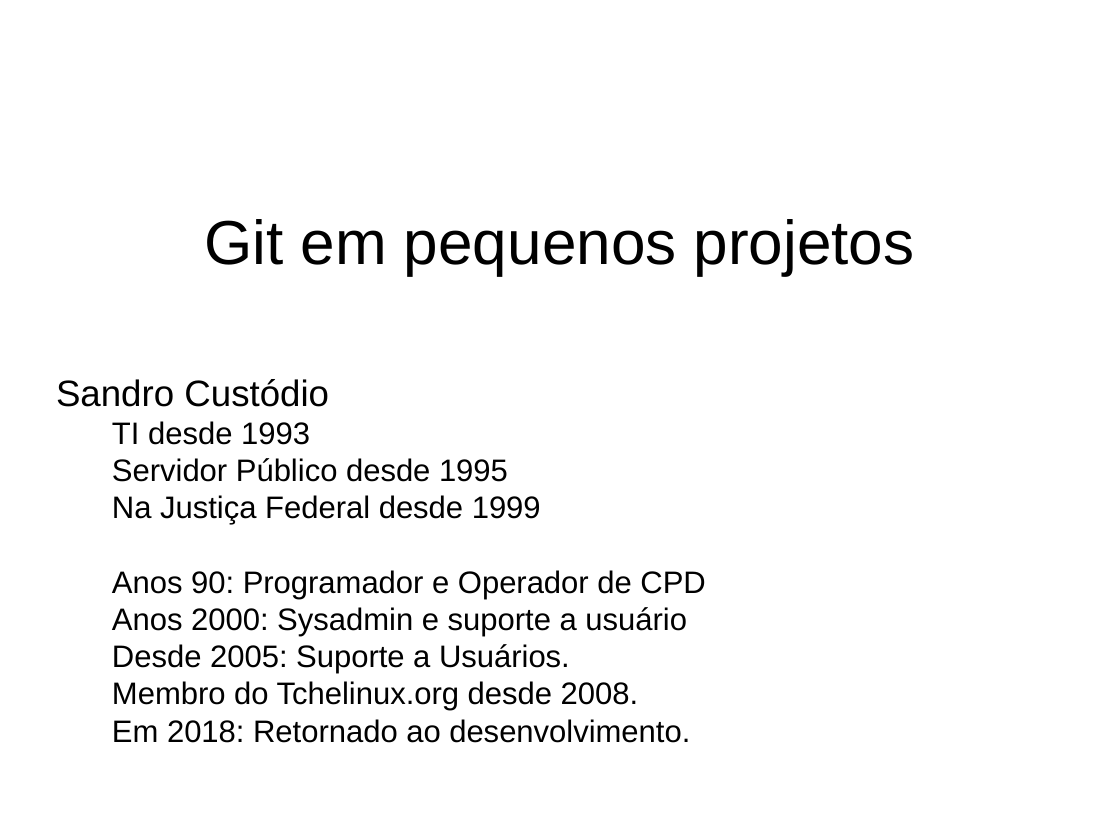
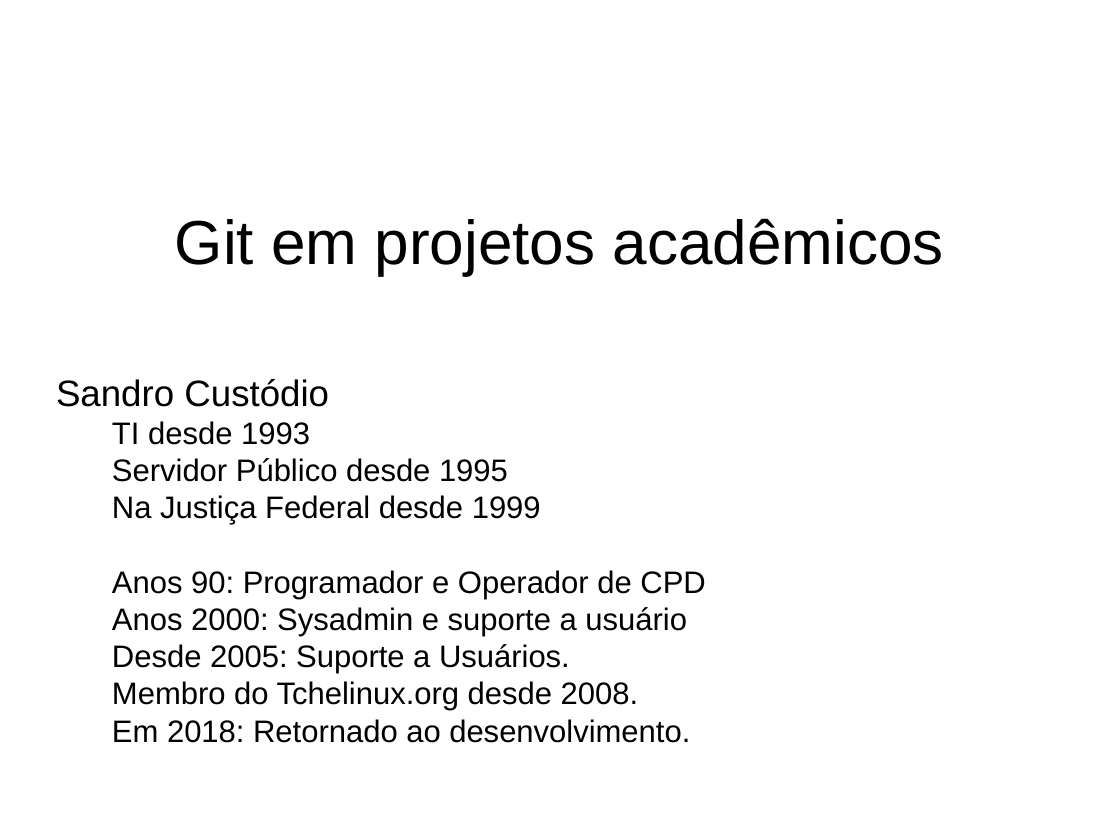
Before and after one commit to sandrocustodiobr/palestras, a slide deck: slide 2 of 2019-git/Git em projetos academicos set2019.odp. Drawn at 1120x840 pixels with LibreOffice and Linux fonts; fonts in the diff are those of the drawing. Boxes give left, top, right and bottom in pixels: in the first picture for what was removed or moved away, otherwise in the second. Text is boxed around its words. In the diff, an @@ line names an element or a change of style, - is before the commit and + after.

```diff
--- a/2019-git/Git em projetos academicos set2019.odp
+++ b/2019-git/Git em projetos academicos set2019.odp
@@ title at (175,218,944,275): text changed @@
-Git em pequenos projetos
+Git em projetos acadêmicos
```
Also in this commit, not shown: 1 slide added, 1 slide removed, 1 other file.
